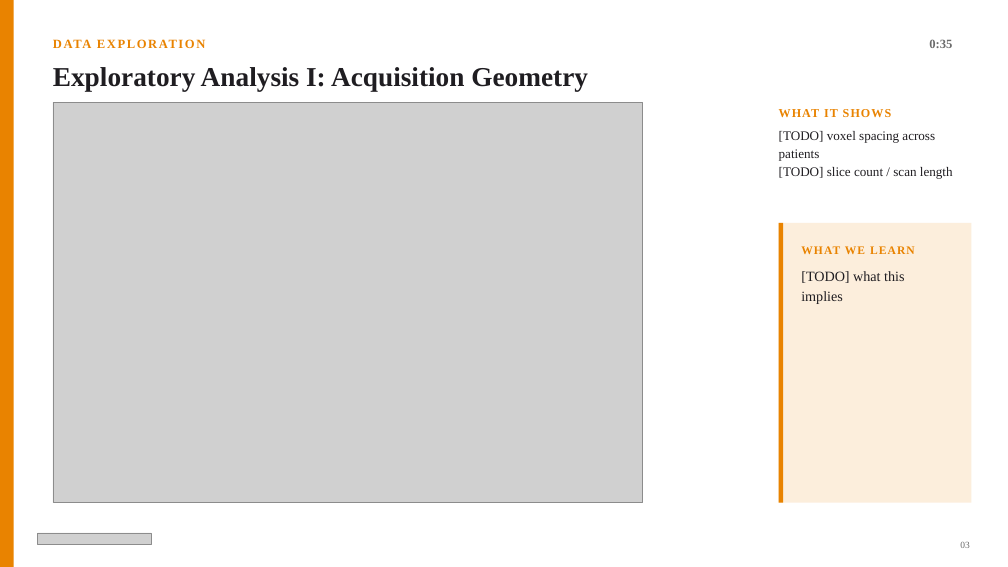
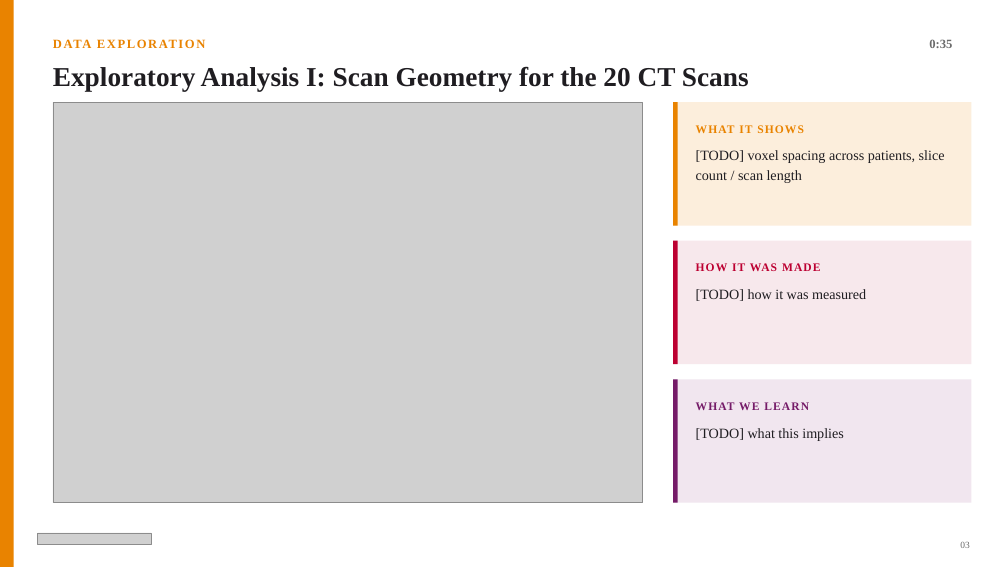
Before and after one commit to DenisaCG/ai4mi_project, a slide deck: slide 4 of deck/midproject_outline.pptx. Drawn at 1008x567 pixels with LibreOffice and Linux fonts; fonts in the diff are those of the drawing; grey boxes stand for pictures. Boxes give left, top, right and bottom in pixels: in the first picture for what was removed or moved away, otherwise in the second. Text is boxed around its words. In the diff, an @@ line names an element or a change of style, - is before the commit and + after.

Commit message:
Update presentation: three-box geometry slide, newest figure, current slide text

```diff
--- a/deck/midproject_outline.pptx
+++ b/deck/midproject_outline.pptx
@@ text at [53, 66, 749, 91]: text changed @@
-Exploratory Analysis I: Acquisition Geometry
+Exploratory Analysis I: Scan Geometry for the 20 CT Scans
@@ rectangle added at [673, 102, 972, 225], fill #FCEEDC @@
@@ rectangle added at [673, 102, 678, 225], fill #E98300 @@
@@ text "WHAT IT SHOWS": place and size @@
-text "WHAT IT SHOWS" at [779, 109, 892, 117]
+text "WHAT IT SHOWS" at [696, 125, 804, 133]
@@ text "WHAT IT SHOWS" at [696, 125, 804, 133]: size 11.5 to 11 pt @@
@@ text at [696, 150, 945, 183]: text changed; size 12.5 to 13.5 pt @@
-[TODO] voxel spacing across patients
-[TODO] slice count / scan length
+[TODO] voxel spacing across patients, slice count / scan length
@@ rectangle removed at [779, 223, 972, 503] @@
@@ rectangle removed at [779, 223, 783, 503] @@
@@ rectangle added at [673, 240, 972, 364], fill #F7E8EC @@
@@ rectangle added at [673, 240, 678, 364], fill #BC0031 @@
@@ text added at [696, 263, 820, 271], 11 pt, text #BC0031, bold @@
+HOW IT WAS MADE
@@ text added at [696, 289, 866, 301], 13.5 pt, text #1F1D21 @@
+[TODO] how it was measured
@@ rectangle added at [673, 380, 972, 503], fill #F1E6EF @@
@@ rectangle added at [673, 380, 678, 503], fill #751B68 @@
@@ text "WHAT WE LEARN": place and size @@
-text "WHAT WE LEARN" at [801, 246, 915, 254]
+text "WHAT WE LEARN" at [696, 402, 809, 410]
@@ text "WHAT WE LEARN" at [696, 402, 809, 410]: text colour #E98300 to #751B68 @@
@@ text "[TODO] what this implies" rewrapped from [801, 271, 904, 304] to [696, 428, 844, 441] @@
```
Also in this commit, not shown: 5 other slides changed, 2 other files.
